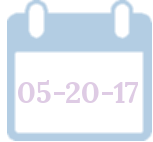
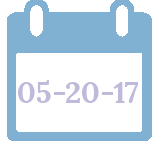
Before/after of a 153px x 142px layered artwork. What changed in the layer stack:
painted on "Logo" over box(7, 0, 152, 141)
painted on "05-20-17" over box(18, 80, 138, 103)
